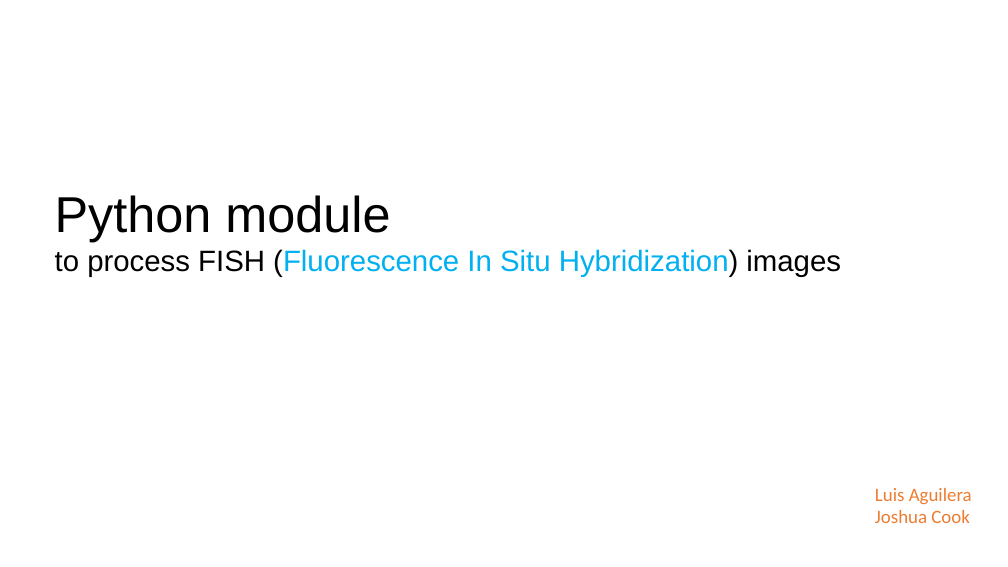
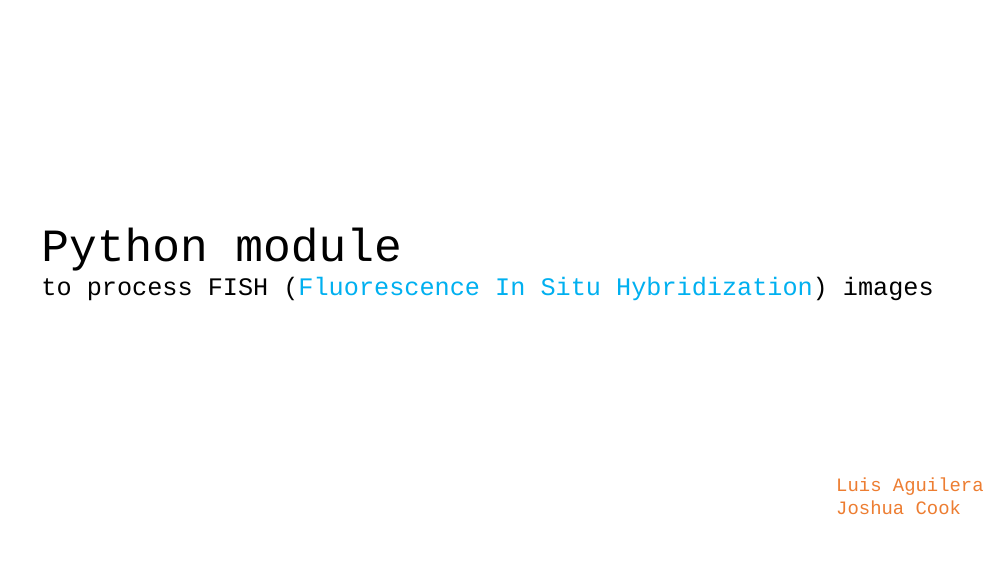
Before and after one commit to MunskyGroup/FISH_Processing, a slide deck: slide 1 of docs/module_presentation.pptx. Drawn at 1008x567 pixels with LibreOffice and Linux fonts; fonts in the diff are those of the drawing. Boxes give left, top, right and bottom in pixels: in the first picture for what was removed or moved away, otherwise in the second. Text is boxed around its words. In the diff, an @@ line names an element or a change of style, - is before the commit and + after.

```diff
--- a/docs/module_presentation.pptx
+++ b/docs/module_presentation.pptx
@@ text "Python module": place and size @@
-text "Python module" at [55,195,841,277]
+text "Python module" at [41,228,934,301]
@@ text "Python module" at [41,228,934,301]: size 48 to 44 pt in "Python module"; font Arial to Courier New; size 28 to 24 pt in "to process FISH (Fluorescence In Situ Hybridization) ..." @@
@@ text "Luis Aguilera": place and size @@
-text "Luis Aguilera" at [875,488,972,523]
+text "Luis Aguilera" at [836,478,984,514]
@@ text "Luis Aguilera" at [836,478,984,514]: font Calibri to Courier New @@
```
Also in this commit, not shown: 6 other slides changed, 2 other files.
